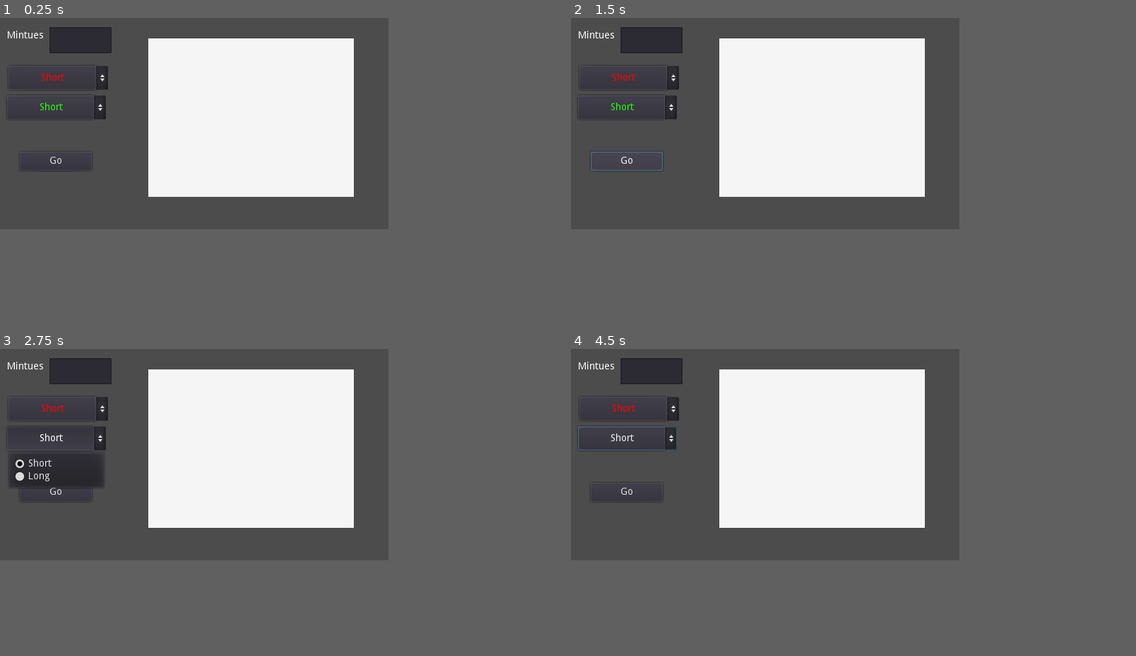
Above: before the commit, frames 1-4 (two rows, left to right).
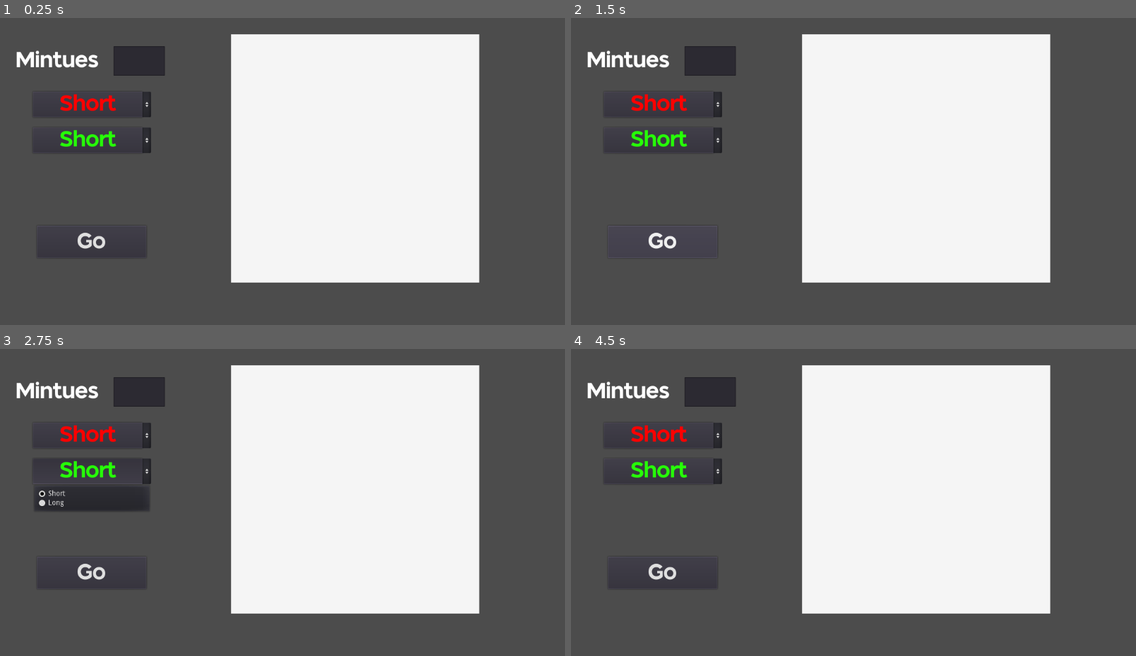
Above: after the commit, the same moments.

Repository: sugarvoid/Red-Light-Green-Light
Game: Godot game, scene res://main.tscn
The game is run twice, just before and just after one commit, with the same random seed, the same clock (stepped at 60 frames per second) and the same inputs.
Inputs:
- Up to frame 1 (0.25 s): no input
- Up to frame 2 (1.5 s): click "Go" at 0.5 s; click "Go" at 1.25 s
- Up to frame 3 (2.75 s): click "Short" at 2 s
- Up to frame 4 (4.5 s): click "Short" at 2.75 s; click "Short" at 3.5 s; click "Short" at 4.25 s
In our replay, the window is 550x300 before the commit and 800x436 after it. These sizes can differ from the game's own. Grey fills any space a smaller window leaves; there, only what the larger window draws over its background counts as a difference.

The runs differ from the first frame. In frame 1, 35% of the frame differs, in the area x 1-85%, y 2-87%; in frame 2, 35%; in frame 3, 37%; in frame 4, 35%.

Commit message:
Change font

Diff:
--- a/main.gd
+++ b/main.gd
@@ -41,7 +41,7 @@
 
 func _ready():
 	self.color_square.color = Color.whitesmoke
-	self._inlarge_window()
+	## self._inlarge_window()
 	self.rng = RandomNumberGenerator.new()
 	self.tmr_main.connect("timeout", self, "_game_over")
 	self.tmr_round.connect("timeout", self, "_on_timer_timeout")
--- a/main.tscn
+++ b/main.tscn
@@ -1,8 +1,17 @@
-[gd_scene load_steps=4 format=2]
+[gd_scene load_steps=9 format=2]
 
 [ext_resource path="res://main.gd" type="Script" id=1]
+[ext_resource path="res://san42_white.tres" type="DynamicFont" id=2]
 [ext_resource path="res://vataaa_metronome.wav" type="AudioStream" id=4]
 [ext_resource path="res://inspectorj__bell-counter.wav" type="AudioStream" id=5]
+
+[sub_resource type="StyleBoxEmpty" id=3]
+
+[sub_resource type="StyleBoxEmpty" id=4]
+
+[sub_resource type="StyleBoxEmpty" id=1]
+
+[sub_resource type="StyleBoxEmpty" id=2]
 
 [node name="Main" type="Control"]
 anchor_right = 1.0
@@ -10,30 +19,35 @@
 script = ExtResource( 1 )
 
 [node name="colorSquare" type="ColorRect" parent="."]
-margin_left = 210.0
-margin_top = 29.0
-margin_right = 501.0
-margin_bottom = 254.0
+margin_left = 450.0
+margin_top = 32.0
+margin_right = 933.0
+margin_bottom = 517.0
 color = Color( 0.705882, 0, 0, 1 )
 
 [node name="BtnStart" type="Button" parent="."]
-margin_left = 28.0
-margin_top = 190.0
-margin_right = 130.0
-margin_bottom = 217.0
+margin_left = 72.0
+margin_top = 406.0
+margin_right = 285.0
+margin_bottom = 469.0
+custom_fonts/font = ExtResource( 2 )
+custom_styles/focus = SubResource( 3 )
 text = "Go"
 
 [node name="TxtRounds" type="TextEdit" parent="."]
-margin_left = 70.0
-margin_top = 13.0
-margin_right = 158.0
-margin_bottom = 50.0
+margin_left = 221.0
+margin_top = 55.0
+margin_right = 321.0
+margin_bottom = 113.0
+custom_fonts/font = ExtResource( 2 )
+custom_styles/focus = SubResource( 4 )
 
 [node name="Label" type="Label" parent="."]
-margin_left = 10.0
-margin_top = 18.0
-margin_right = 88.0
-margin_bottom = 36.0
+margin_left = 31.0
+margin_top = 62.0
+margin_right = 192.0
+margin_bottom = 105.0
+custom_fonts/font = ExtResource( 2 )
 text = "Mintues"
 
 [node name="Timer" type="Timer" parent="."]
@@ -48,22 +62,32 @@
 stream = ExtResource( 4 )
 
 [node name="OpbGo" type="OptionButton" parent="."]
-margin_left = 10.0
-margin_top = 110.0
-margin_right = 150.0
-margin_bottom = 144.0
+margin_left = 64.0
+margin_top = 214.0
+margin_right = 294.0
+margin_bottom = 264.0
+custom_colors/font_color_focus = Color( 0.14902, 1, 0.027451, 1 )
 custom_colors/font_color = Color( 0.14902, 1, 0.027451, 1 )
+custom_colors/font_color_hover = Color( 0.14902, 1, 0.027451, 1 )
+custom_colors/font_color_pressed = Color( 0.14902, 1, 0.027451, 1 )
+custom_fonts/font = ExtResource( 2 )
+custom_styles/focus = SubResource( 1 )
 text = "Short"
 align = 1
 items = [ "Short", null, false, 0, null, "Long", null, false, 1, null ]
 selected = 0
 
 [node name="OpbRest" type="OptionButton" parent="."]
-margin_left = 12.0
-margin_top = 68.0
-margin_right = 153.0
-margin_bottom = 102.0
+margin_left = 64.0
+margin_top = 144.0
+margin_right = 294.0
+margin_bottom = 194.0
+custom_colors/font_color_focus = Color( 1, 0, 0, 1 )
 custom_colors/font_color = Color( 1, 0, 0, 1 )
+custom_colors/font_color_hover = Color( 1, 0, 0, 1 )
+custom_colors/font_color_pressed = Color( 1, 0, 0, 1 )
+custom_fonts/font = ExtResource( 2 )
+custom_styles/focus = SubResource( 2 )
 text = "Short"
 align = 1
 items = [ "Short", null, false, 0, null, "Long", null, false, 1, null ]
--- a/project.godot
+++ b/project.godot
@@ -33,8 +33,7 @@
 
 [display]
 
-window/size/width=550
-window/size/height=300
+window/size/width=1100
 window/stretch/mode="viewport"
 window/stretch/aspect="keep"
 
--- /dev/null
+++ b/san42_white.tres
@@ -0,0 +1,7 @@
+[gd_resource type="DynamicFont" load_steps=2 format=2]
+
+[ext_resource path="res://TangoSans.ttf" type="DynamicFontData" id=1]
+
+[resource]
+size = 42
+font_data = ExtResource( 1 )
Binary file added: TangoSans.ttf
